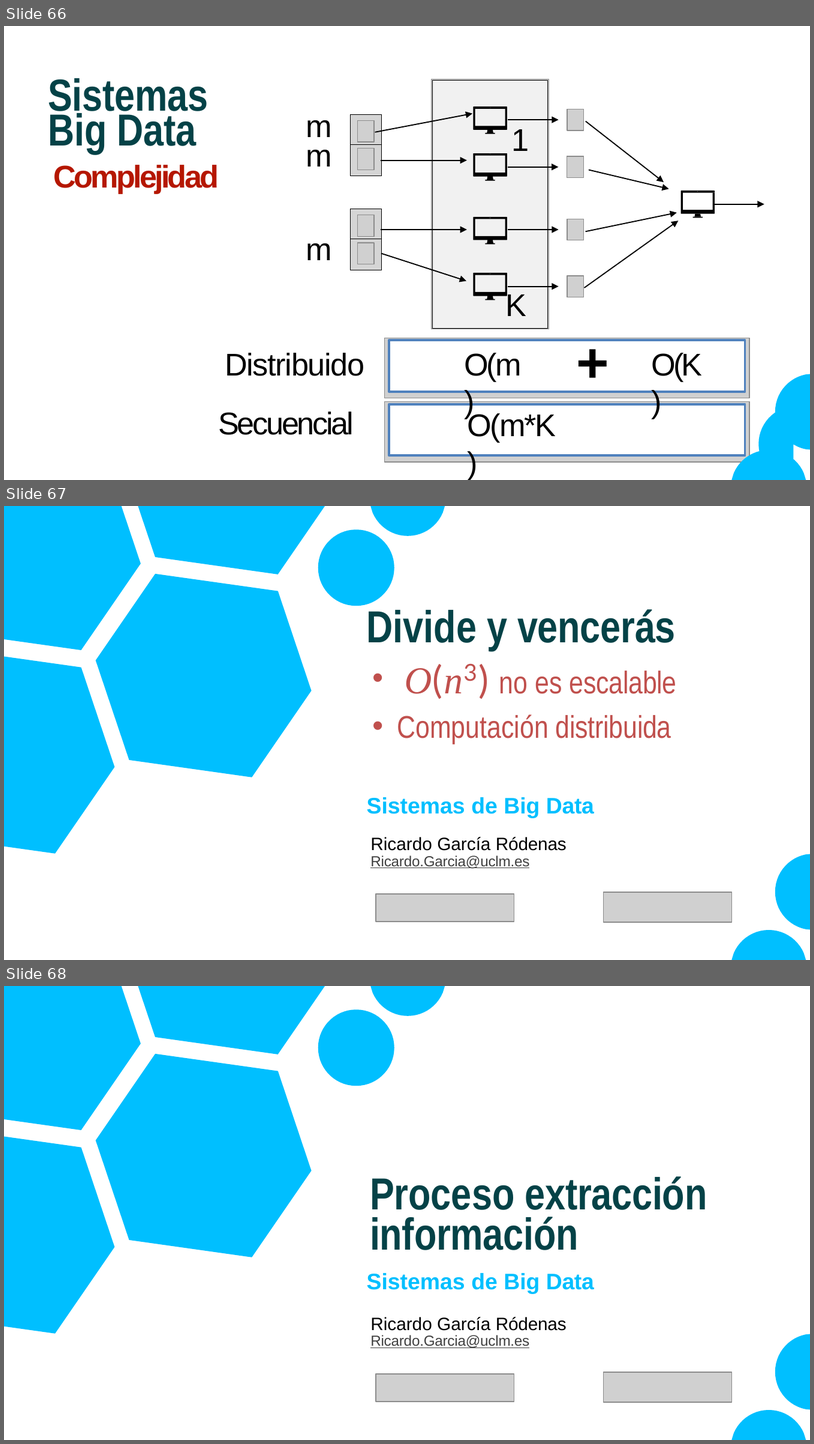
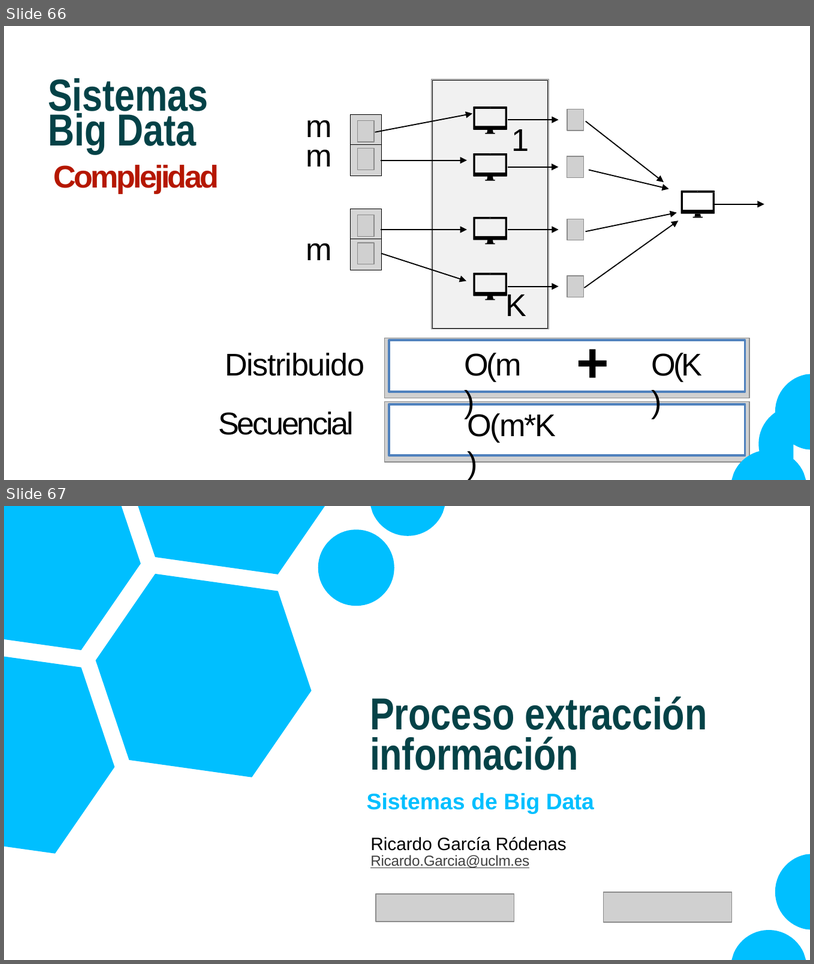
Before and after one commit to CodeWithJuancho/CE_IABD_BIU_SPS, a slide deck: SPS/UT1 - Fundamentos y Arquitectura de Big Data/UT1_1 - Fundamentos de Big Data.pptx. Shown one above the other, each under a label of ours: slides 66, 67 and 68 before the commit, slides 66 and 67 after it. The pictures are 814x1444 and 814x964 pixels, drawn with LibreOffice and Linux fonts; fonts in the diff are those of the drawing; grey boxes stand for pictures. Boxes give left, top, right and bottom in pixels: in the first picture for what was removed or moved away, otherwise in the second. Text is boxed around its words. In the diff, an @@ line names an element or a change of style, - is before the commit and + after.

Commit message:
UT1_1 Big Data Aplicado

```diff
--- a/SPS/UT1 - Fundamentos y Arquitectura de Big Data/UT1_1 - Fundamentos de Big Data.pptx
+++ b/SPS/UT1 - Fundamentos y Arquitectura de Big Data/UT1_1 - Fundamentos de Big Data.pptx
@@ slide 67 removed at (x1=4, y1=506, x2=810, y2=960), background #FFFFFF @@
@@ freeform shape removed at (x1=4, y1=506, x2=445, y2=853) @@
@@ title removed at (x1=367, y1=609, x2=676, y2=650) @@
-Divide y vencerás
@@ text removed at (x1=367, y1=664, x2=677, y2=818) @@
-• O(n3) no es escalable
-• Computación distribuida
-Sistemas de Big Data
@@ text removed at (x1=371, y1=837, x2=567, y2=868) @@
-Ricardo García Ródenas
-Ricardo.Garcia@uclm.es
@@ freeform shape removed at (x1=732, y1=853, x2=810, y2=959) @@
@@ picture removed at (x1=376, y1=894, x2=513, y2=921) @@
@@ picture removed at (x1=604, y1=892, x2=732, y2=922) @@
@@ what was slide 68 is now slide 67 @@
```
Also in this commit, not shown: 1 slide changed, 8 other files.
